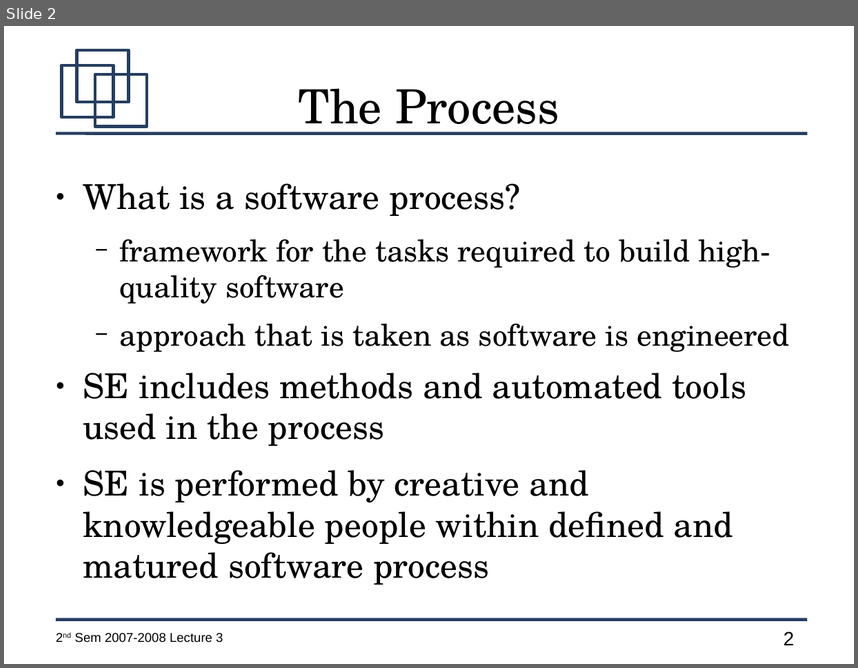
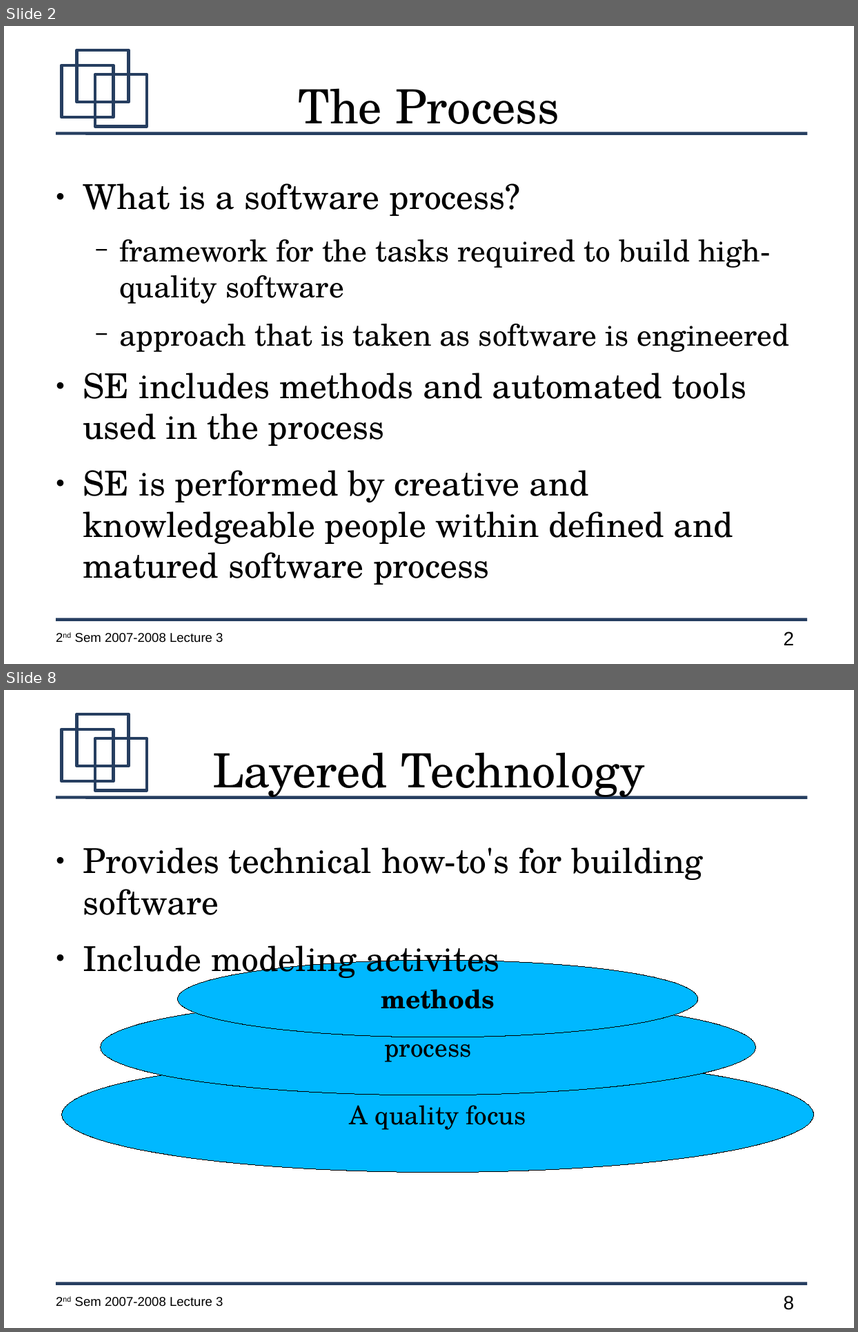
Before and after one commit to jachermocilla/jach-homepage, a slide deck: CMSC128-2nd-Sem-2007-L3.odp. Shown one above the other, each under a label of ours: slide 2 before the commit, slides 2 and 8 after it; the slides between them are not shown. The pictures are 858x668 and 858x1332 pixels, drawn with LibreOffice and Linux fonts; fonts in the diff are those of the drawing. Boxes give left, top, right and bottom in pixels: in the first picture for what was removed or moved away, otherwise in the second. Text is boxed around its words. In the diff, an @@ line names an element or a change of style, - is before the commit and + after.

```diff
--- a/CMSC128-2nd-Sem-2007-L3.odp
+++ b/CMSC128-2nd-Sem-2007-L3.odp
@@ slide 8 added at bbox=[4, 690, 854, 1328], background #FFFFFF; not listed: 7 template elements that a slide beside it also shows @@
@@ title added at bbox=[212, 752, 645, 799], 44 pt, text #000000 @@
+Layered Technology
@@ text added at bbox=[83, 847, 703, 981], 32 pt, text #000000 @@
+● Provides technical how-to's for building software
+● Include modeling activites
@@ ellipse added at bbox=[178, 960, 698, 1037], fill #00B8FF, outline #000000 0 pt, 24 pt, text #000000, bold @@
+methods
@@ ellipse added at bbox=[101, 998, 756, 1095], fill #00B8FF, outline #000000 0 pt, 24 pt, text #000000 @@
+process
@@ ellipse added at bbox=[62, 1056, 814, 1172], fill #00B8FF, outline #000000 0 pt, 24 pt, text #000000 @@
+A quality focus
```
Also in this commit, not shown: 10 other slides added.
